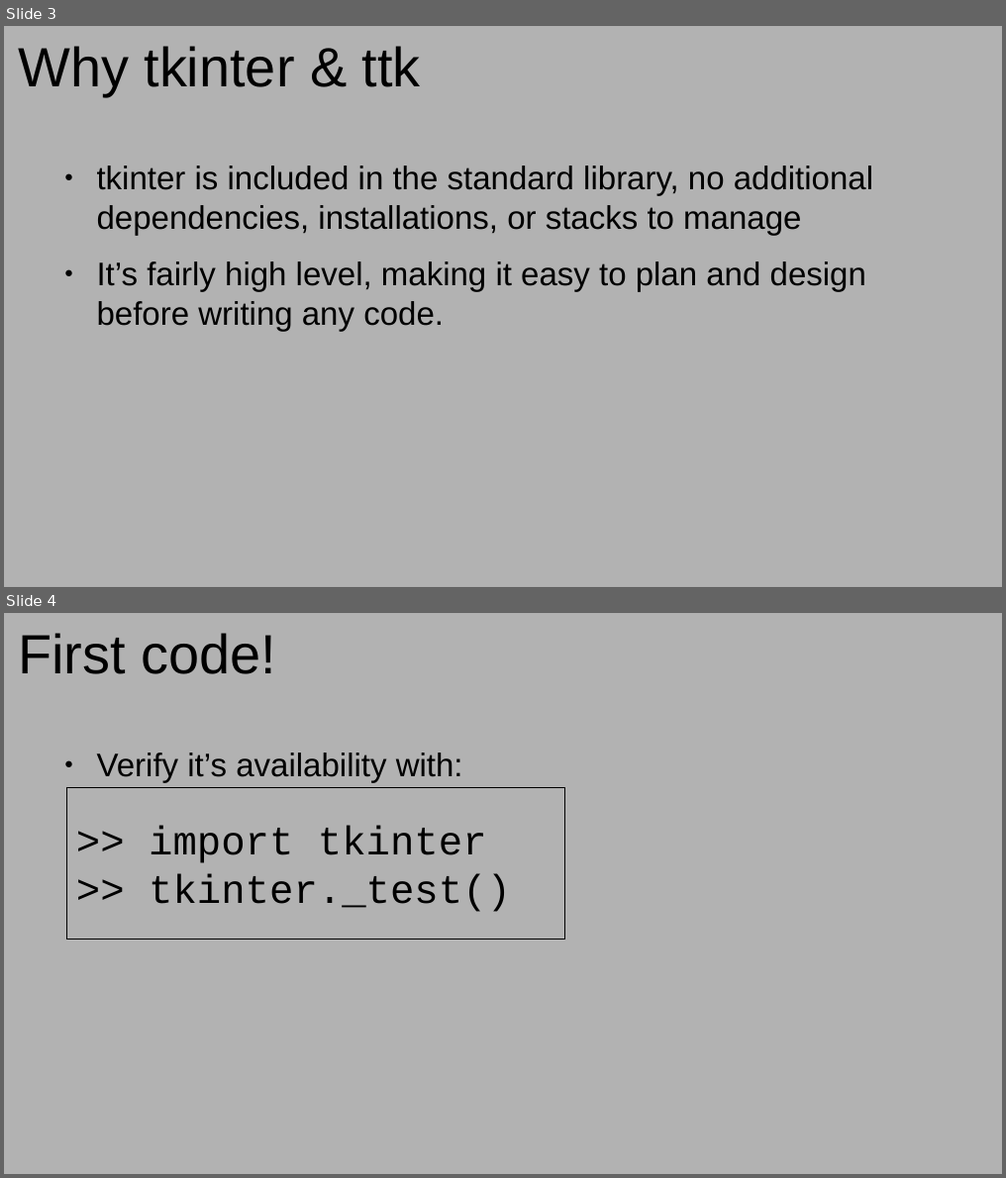
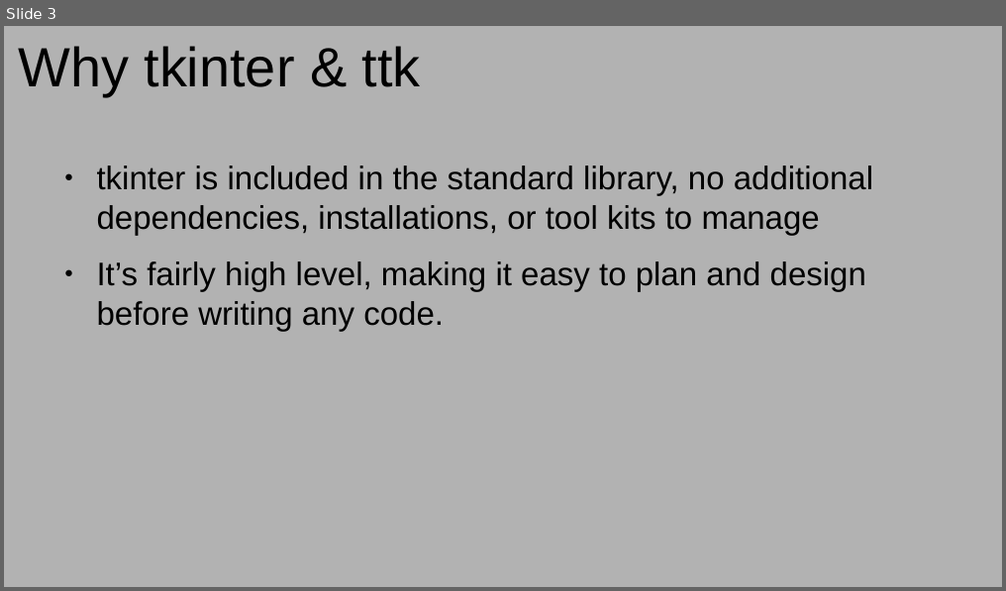
Before and after one commit to kstrckr/Heat_Pype, a slide deck: Give them a GUI slides.odp. Shown one above the other, each under a label of ours: slides 3 and 4 before the commit, slide 3 after it. The pictures are 1006x1178 and 1006x591 pixels, drawn with LibreOffice and Linux fonts; fonts in the diff are those of the drawing. Boxes give left, top, right and bottom in pixels: in the first picture for what was removed or moved away, otherwise in the second. Text is boxed around its words. In the diff, an @@ line names an element or a change of style, - is before the commit and + after.

```diff
--- a/Give them a GUI slides.odp
+++ b/Give them a GUI slides.odp
@@ slide 4 removed at bbox=[4, 613, 1002, 1174], background #B2B2B2 @@
@@ title removed at bbox=[18, 633, 276, 674] @@
-First code!
@@ text removed at bbox=[97, 753, 463, 783] @@
-● Verify it’s availability with:
@@ rectangle removed at bbox=[67, 788, 565, 939] @@
->> import tkinter
->> tkinter._test()
@@ slide 3 changed as well @@
@@ text at bbox=[97, 166, 873, 235]: text changed @@
-● tkinter is included in the standard library, no additional dependencies, installations, or stacks to manage
+● tkinter is included in the standard library, no additional dependencies, installations, or tool kits to manage
```
Also in this commit, not shown: 2 other slides changed, 6 slides added, 1 other file.
